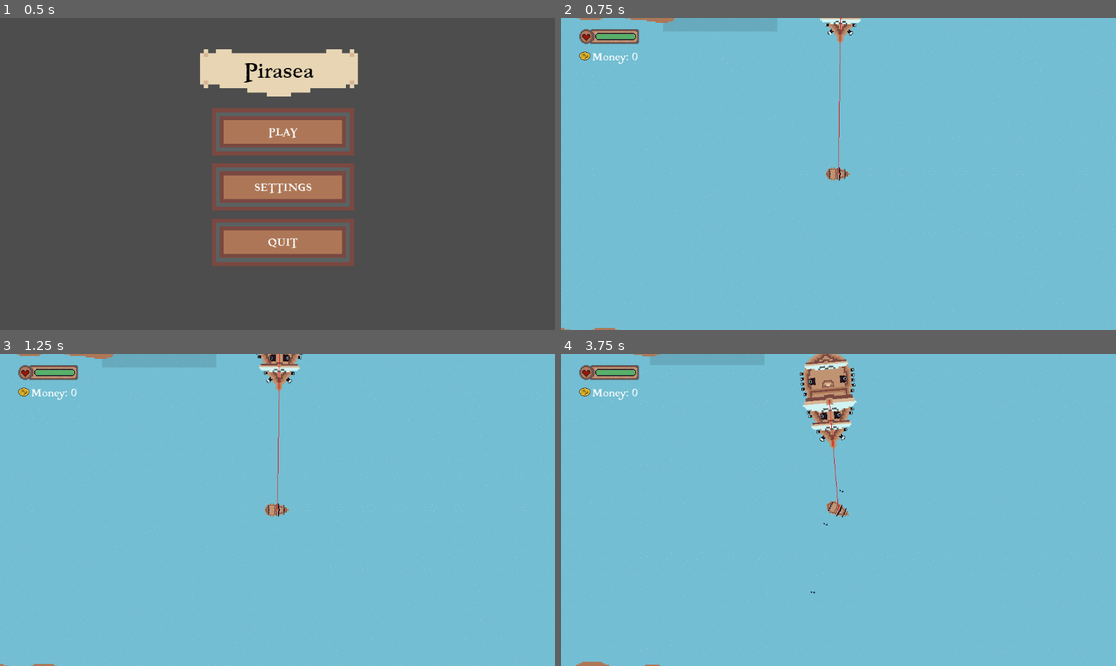
Above: before the commit, frames 1-4 (two rows, left to right).
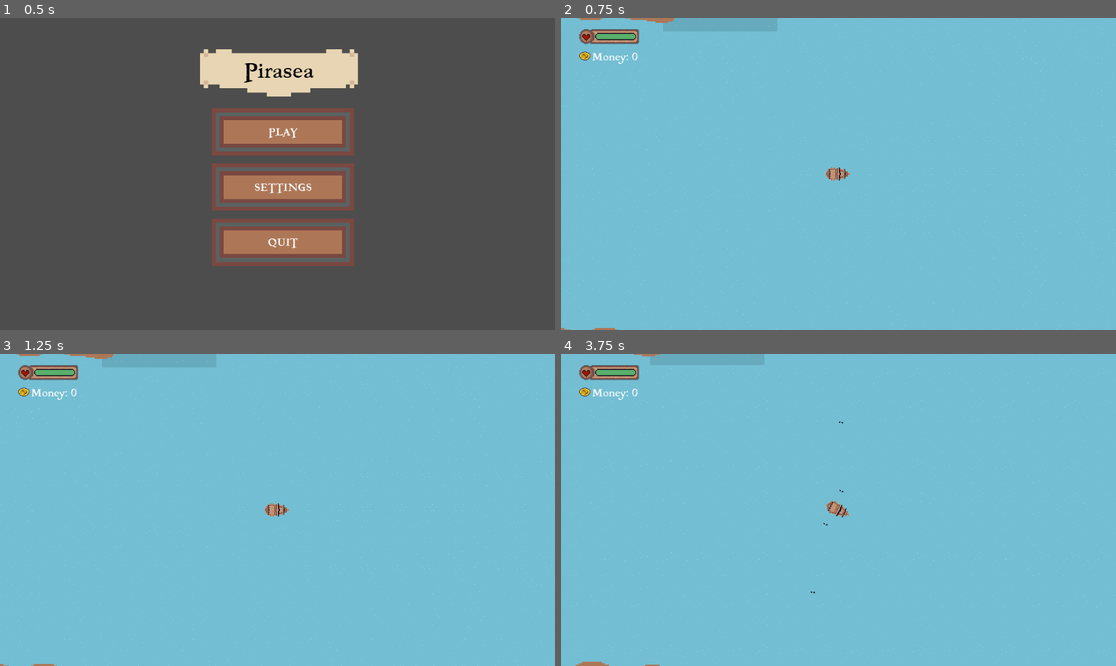
Above: after the commit, the same moments.

Repository: NotAhDog/Pirasea
Game: Godot game, scene res://Scenes/Menu.tscn
Same seed, same stepped clock (60 frames per second), same inputs: the game is played once before the commit and once after it.
Inputs:
- Up to frame 1 (0.5 s): no input
- Up to frame 2 (0.75 s): click "PLAY" at 0.5 s
- Up to frame 3 (1.25 s): no input
- Up to frame 4 (3.75 s): tap Enter at 1.25 s; hold D (right) 1.28-2.03 s; hold W (foward) 1.28-2.03 s; tap E (shop) at 1.52, 2.27 s; hold S (backwards) 2.03-2.78 s; tap W (foward) at 2.1, 3.6 s; hold W (foward) 2.78-3.53 s; hold D (right) from 2.78 s (still down)

Frame 1 is identical in both runs. In frame 2, 0.4% of the frame differs, in the area x 46-55%, y 0-51%; in frame 3, 0.6%; in frame 4, 2.2%, in the area x 43-54%, y 0-51%.

Commit message:
Warship Done, Bug Fixes

Diff:
--- a/Pirasea/Scenes/main.tscn
+++ b/Pirasea/Scenes/main.tscn
@@ -16,7 +16,6 @@
 [ext_resource type="Texture2D" uid="uid://eaml17arhk6j" path="res://Art/R.png" id="17_hx8ky"]
 [ext_resource type="Texture2D" uid="uid://ch7v8bbv0k8ux" path="res://Art/SW.png" id="18_ufk1i"]
 [ext_resource type="Texture2D" uid="uid://y4yj3g550nag" path="res://Art/DT.png" id="19_jxryy"]
-[ext_resource type="PackedScene" uid="uid://cv75k77stjl1q" path="res://Scenes/navywarship.tscn" id="19_ndm0m"]
 [ext_resource type="Texture2D" uid="uid://cucsy80inrsqu" path="res://Art/TM.png" id="20_sgejb"]
 [ext_resource type="Texture2D" uid="uid://cqqs62c6nuyn1" path="res://Art/C.png" id="21_dlfh2"]
 
@@ -977,9 +976,6 @@
 theme_override_styles/focus = SubResource("StyleBoxFlat_caexn")
 metadata/_edit_use_anchors_ = true
 
-[node name="Enemy" parent="." instance=ExtResource("19_ndm0m")]
-position = Vector2(6010, 5244)
-
 [connection signal="timeout" from="Cannonball" to="." method="_on_cannonball_timeout"]
 [connection signal="timeout" from="Galleon" to="." method="_on_enemy_galleon_timeout"]
 [connection signal="timeout" from="Rammer" to="." method="_on_rammer_timeout"]
--- a/Pirasea/Scenes/navywarship.tscn
+++ b/Pirasea/Scenes/navywarship.tscn
@@ -21,6 +21,12 @@
 
 [node name="SpawnHandler" type="Node2D" parent="."]
 
+[node name="Left" type="Node2D" parent="SpawnHandler"]
+position = Vector2(0, -400)
+
+[node name="Right" type="Node2D" parent="SpawnHandler"]
+position = Vector2(0, 400)
+
 [node name="SpawnTimer" type="Timer" parent="."]
 wait_time = 0.25
 autostart = true
@@ -32,8 +38,11 @@
 [node name="Cannon" type="Timer" parent="."]
 
 [node name="Galleon" type="Timer" parent="."]
+wait_time = 3.0
 
 [node name="Rammer" type="Timer" parent="."]
+wait_time = 3.0
+autostart = true
 
 [node name="NavigationAgent2D" type="NavigationAgent2D" parent="."]
 target_desired_distance = 1.0
--- a/Pirasea/Scripts/autoload.gd
+++ b/Pirasea/Scripts/autoload.gd
@@ -14,6 +14,7 @@
 var iframes = false
 var unlockable = ["ThreeMusketeers", "TrainedCrew", "ExperincedCrew", "EliteCrew"]
 var cards_selected = []
+# WHEN CHANGING VARIABLES, CHANGE IN DAMAGE FUNCTION AS WELL
 
 func damaged(body):
 	if iframes == false:
@@ -24,9 +25,19 @@
 			get_node("/root/Main/Player/Camera2D/UI/HealthBar").value = float(player_health) / player_max_health*100
 			if player_health <= 0:
 				get_tree().reload_current_scene()
+				player_max_health = 3
 				player_health = 3
-				player_max_health = 3
 				player_money = 0
+				total_collected_money = 0
+				player_speed = 50
+				player_turn_speed = 25
+				cannon_ball_speed = 300
+				cannon_ball_amount = 1
+				double_drop_chance = 0
+				knockback = false
+				iframes = false
+				unlockable = ["ThreeMusketeers", "TrainedCrew", "ExperincedCrew", "EliteCrew"]
+				cards_selected = []
 			elif "Player" not in str(body):
 				knockback = true
 				await get_tree().create_timer(2).timeout
--- a/Pirasea/Scripts/game.gd
+++ b/Pirasea/Scripts/game.gd
@@ -6,6 +6,7 @@
 var pirategalleon = preload("res://Scenes/pirate_galleon.tscn")
 var piraterammer = preload("res://Scenes/pirate_rammer.tscn")
 var piratebomber = preload("res://Scenes/pirate_boomer.tscn")
+var navywarship = preload("res://Scenes/navywarship.tscn")
 var cannonballxv = 0
 var cannonballyv = 0
 var island0 = preload("res://Scenes/water.tscn")
@@ -110,13 +111,14 @@
 	print("Progression Level: " + str(progressionLevel))
 	if progressionLevel == 1:
 		$Galleon.wait_time = 4
-	if progressionLevel > 2 and progressionLevel <= 6:
-		$Galleon.wait_time -= 0.5
-		$Rammer.wait_time -= 0.5
-	if progressionLevel == 2:
+	if progressionLevel > 2 and progressionLevel <= 10:
+		$Galleon.wait_time -= 0.25
+	if progressionLevel > 4 and progressionLevel <= 10:
+		$Rammer.wait_time -= 0.25
+	if progressionLevel == 4:
 		$Rammer.start(0)
-	#At this point, Rammers spawn every 5 seconds and Galleons 2 seconds
-	if progressionLevel == 1:
+	#At the 5 minute mark, Rammers spawn every 5.5 seconds and Galleons 2 seconds
+	if progressionLevel == 20:
 		for x in range(4):
 			print("Process")
 			var fleet = pirategalleon.instantiate()
@@ -132,3 +134,7 @@
 			var fleet = piratebomber.instantiate()
 			self.add_child(fleet)
 			fleet.position = AutoloadScript._choose_random_spawn()
+	if progressionLevel == 10:
+		var warship = navywarship.instantiate()
+		self.add_child(warship)
+		warship.position = AutoloadScript._choose_random_spawn()
--- a/Pirasea/Scripts/navywarship.gd
+++ b/Pirasea/Scripts/navywarship.gd
@@ -21,10 +21,12 @@
 		$Sprite2D.rotation = atan(velocity[1]/velocity[0]) + 1.5708
 		$CollisionPolygon2D.rotation = atan(velocity[1]/velocity[0])
 		$Area2D.rotation = atan(velocity[1]/velocity[0])
+		$SpawnHandler.rotation = atan(velocity[1]/velocity[0])
 	else:
 		$Sprite2D.rotation = atan(velocity[1]/velocity[0]) + 3.14159 + 1.5708
 		$CollisionPolygon2D.rotation = atan(velocity[1]/velocity[0]) + 3.14159
 		$Area2D.rotation = atan(velocity[1]/velocity[0]) + 3.14159
+		$SpawnHandler.rotation = atan(velocity[1]/velocity[0]) + 3.14159
 
 func _make_path() -> void:
 	nav_agent.target_position = get_node("/root/Main/Player").global_position
@@ -53,14 +55,18 @@
 func _on_galleon_timeout():
 	var galleoninstance = enemygalleon.instantiate()
 	get_node("/root/Main").add_child(galleoninstance)
-	galleoninstance.global_position = self.global_position
+	galleoninstance.global_position = _random_spawn()
 
 func _on_rammer_timeout():
-	pass # Replace with function body.
+	var rammerinstance = enemyrammer.instantiate()
+	get_node("/root/Main").add_child(rammerinstance)
+	rammerinstance.global_position = _random_spawn()
 
 func _random_spawn():
-	var spawnside = randi_range(1, 4)
+	var spawnside = randi_range(1, 2)
 	var spawn = Vector2(0.0, 0.0)
 	if spawnside == 1:
-		spawn = self.global_position
-		spawn.y -= 200
+		spawn = $SpawnHandler/Left.global_position
+	if spawnside == 2:
+		spawn = $SpawnHandler/Right.global_position
+	return spawn
--- a/Pirasea/Scripts/rammer.gd
+++ b/Pirasea/Scripts/rammer.gd
@@ -1,6 +1,6 @@
 extends CharacterBody2D
 
-var speed = 150
+var speed = 175
 var coin = preload("res://Scenes/coin.tscn")
 @onready var nav_agent := $NavigationAgent2D as NavigationAgent2D
 
Not shown: 1 places in Pirasea/Scenes/main.tscn that only renumber resources
